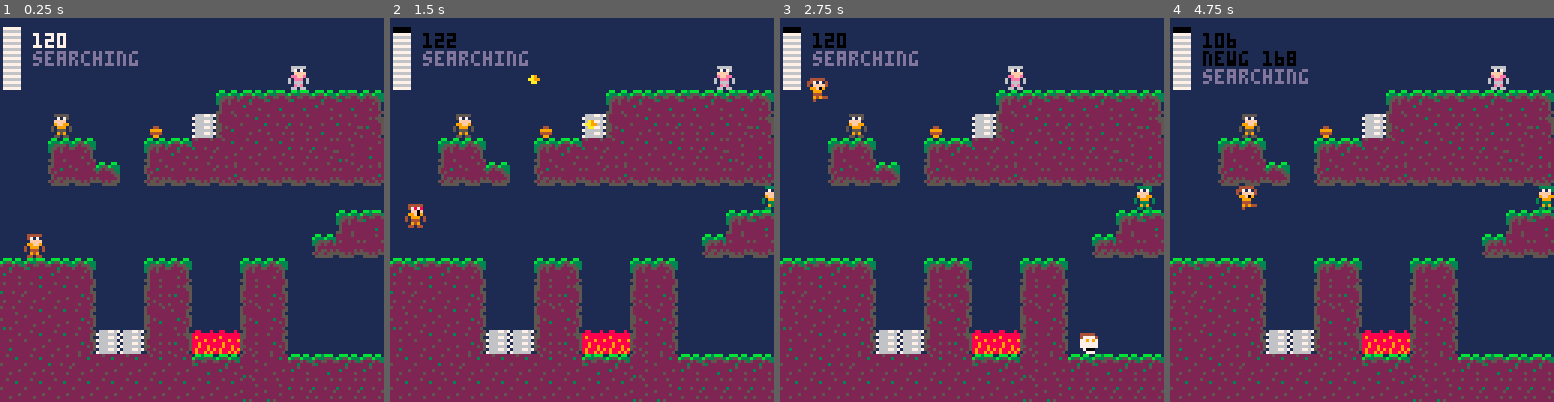
Above: before the commit, frames 1-4 (left to right).
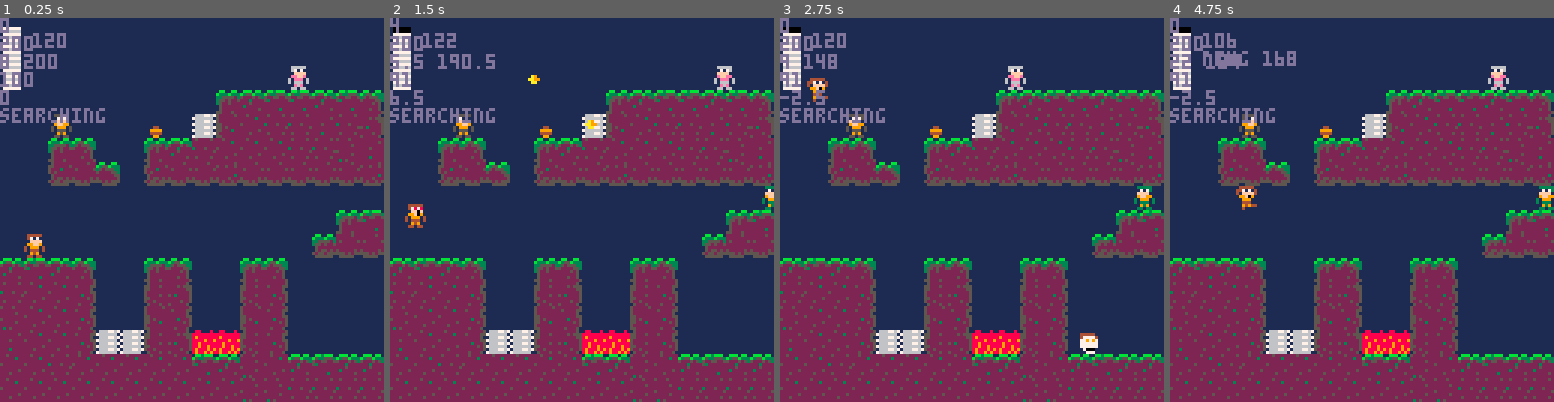
Above: after the commit, the same moments.

Repository: RicoP/picowiese
Game: PICO-8 cartridge violent.p8
The game is run twice, just before and just after one commit, with the same random seed, the same clock (stepped at 60 frames per second) and the same inputs.
Inputs:
- Up to frame 1 (0.25 s): no input
- Up to frame 2 (1.5 s): tap X (X key) at 0.33, 1.07 s; tap O (Z key) at 0.7 s
- Up to frame 3 (2.75 s): hold Right 1.6-2.1 s; tap O (Z key) at 1.7, 2.1, 2.5 s; tap X (X key) at 1.85 s; hold Up 2.15-2.42 s; hold Right from 2.47 s (still down)
- Up to frame 4 (4.75 s): tap O (Z key) every 0.4 s from 2.9 to 4.5 s; tap X (X key) at 2.97, 4.08 s; release Right at 3.03 s; hold Left 3.08-3.58 s; hold Down 3.63-3.97 s; hold Right 4.02-4.68 s; hold Up from 4.73 s (still down)

The runs differ from the first frame. In frame 1, 2.1% of the frame differs, in the area x 0-36%, y 0-28%; in frame 2, 2.1%; in frame 3, 2.0%; in frame 4, 2.5%.

Commit message:
refactor code

Diff:
--- a/violent.p8
+++ b/violent.p8
@@ -19,7 +19,7 @@
 tile_exit = 51
 
 --player
-p1 = {}
+h = {}
 p_state_stand = 1
 p_state_jump = 2
 p_state_run = 3
@@ -74,6 +74,12 @@
 end
 
 function _init()
+ menuitem(1, "kill hero", function() kill_hero(h) end)
+ menuitem(2, "restart", function() init_game() end)
+ init_game()
+end
+
+function init_game()
  level = 1
  for y = 0,63 do
   for x = 0,127 do
@@ -134,7 +140,7 @@
 	for i,item in pairs(items) do
   if item.tile == item_health1 then
    if abs(item.x-p.x) <= 4 and abs(item.y-p.y) <= 8 then
-    p1.health += 20
+    h.health += 20
     del(items, item)
     sfx(2)
    end
@@ -151,13 +157,13 @@
  btn_update()
 
  --item logic
- item_logic(p1)
+ item_logic(h)
 
  --enemy logic
  for e in all(enemies) do
-  enemy_update(e,p1)
+  enemy_update(e,h)
   if e.tile == tile_turret then
-   turret_logic(e,p1)
+   turret_logic(e,h)
   end
  end
 
@@ -167,8 +173,8 @@
  end
 
  if g_state == g_state_run then
-	 p1.state = p_state_stand
-	 hero_movement(p1)
+	 h.state = p_state_stand
+	 hero_movement(h)
  end
 
  if g_state == g_state_dead then
@@ -176,40 +182,26 @@
    select_level(level)
   end
  end
-
- color(13)
- --print(#entities)
- --print(p.groundlevel)
- --print(p.x .. " " .. p.y)
- --print(p.health)
- --print(p.jumpvel)
+end
+
+function _draw()
+ local camx=h.x - 32
+ local camy=flr(level+1/128)*128
+ if camx < 0 then camx=0 end
+ camera(camx, camy)
+
+ map()
+
+ palt(0, false)
+ palt(14, true)
+
+ for i in all(items) do
+  spr(i.tile, i.x, i.y)
+ end
 
  for e in all(enemies) do
   if e.tile == tile_turret then
-   print(e.state)
-  end
- end
-
-end
-
-function _draw()
- local camx=p1.x - 32
- local camy=flr(p1.y/128)*128
- if camx < 0 then camx=0 end
- camera(camx, camy)
-
- map()
-
- palt(0, false)
- palt(14, true)
-
- for i in all(items) do
-  spr(i.tile, i.x, i.y)
- end
-
- for e in all(enemies) do
-  if e.tile == tile_turret then
-   turret_draw(e,p1)
+   turret_draw(e,h)
   else
    enemy_draw(e)
   end
@@ -219,7 +211,7 @@
   entity_draw(e)
  end
 
- hero_draw(p1)
+ hero_draw(h)
 
  palt(0, true)
  palt(14, false)
@@ -233,14 +225,30 @@
  camera()
 
  --ui
- draw_healthbar(p1)
+ draw_healthbar(h)
 
  for i = 1,15 do
-  local g = calc_char_groundlevel(p1.x,8*i,8)
+  local g = calc_char_groundlevel(h.x,8*i,8)
   --line(0, g, 128, g, i)
  end
 
  g_frame = g_frame + 1
+
+
+ color(13)
+ cursor()
+ print(#entities)
+ print(h.groundlevel)
+ print(h.x .. " " .. h.y)
+ print(h.health)
+ print(h.jumpvel)
+
+ for e in all(enemies) do
+  if e.tile == tile_turret then
+   print(e.state)
+  end
+ end
+
 end
 
 -->8
@@ -251,7 +259,7 @@
 
 function select_level(l)
  level = l
- p1 = cstr_player(levels[l].x,levels[l].y)
+ h = cstr_player(levels[l].x,levels[l].y)
  g_state = g_state_run
  g_frame = 0
 end
@@ -415,8 +423,7 @@
  melon.direction = p.direction
  melon.velx = p.direction * melon_speed
  melon.vely = 0
- local is_other = p.tile == enemy_other
- melon.player = not is_other
+ melon.shooter = p
  melon.tile = tile_melon
  melon.lifetime = 20
  add(entities, melon)
@@ -510,7 +517,7 @@
   if e.iframes == 0 then
 	  for m in all(entities) do
 	   if m.tile == tile_melon and abs(e.x-m.x) < 6 and abs(e.y-m.y) < 8 then
-	    if m.player then
+	    if m.shooter == h then
 	     e.health -= 20
 	     e.iframes = 10
 	     del(entities,m)
@@ -539,9 +546,9 @@
    del(entities,e)
   end
  end
- if abs(e.x-p1.x) <= 8 and abs(e.y-p1.y) <= 8 then
-  if e.tile == tile_melon and not e.player then
-   hurt_hero(9,p1)
+ if abs(e.x-h.x) <= 8 and abs(e.y-h.y) <= 8 then
+  if e.tile == tile_melon and e.shooter != h then
+   hurt_hero(9,h)
   end
  end
 
